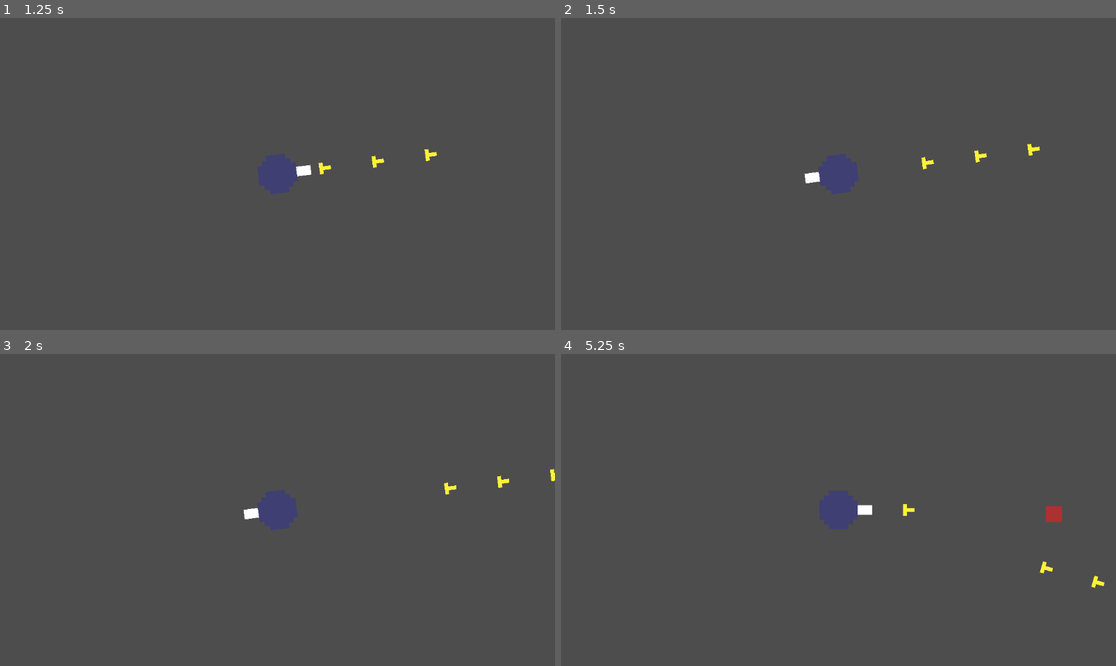
Above: before the commit, frames 1-4 (two rows, left to right).
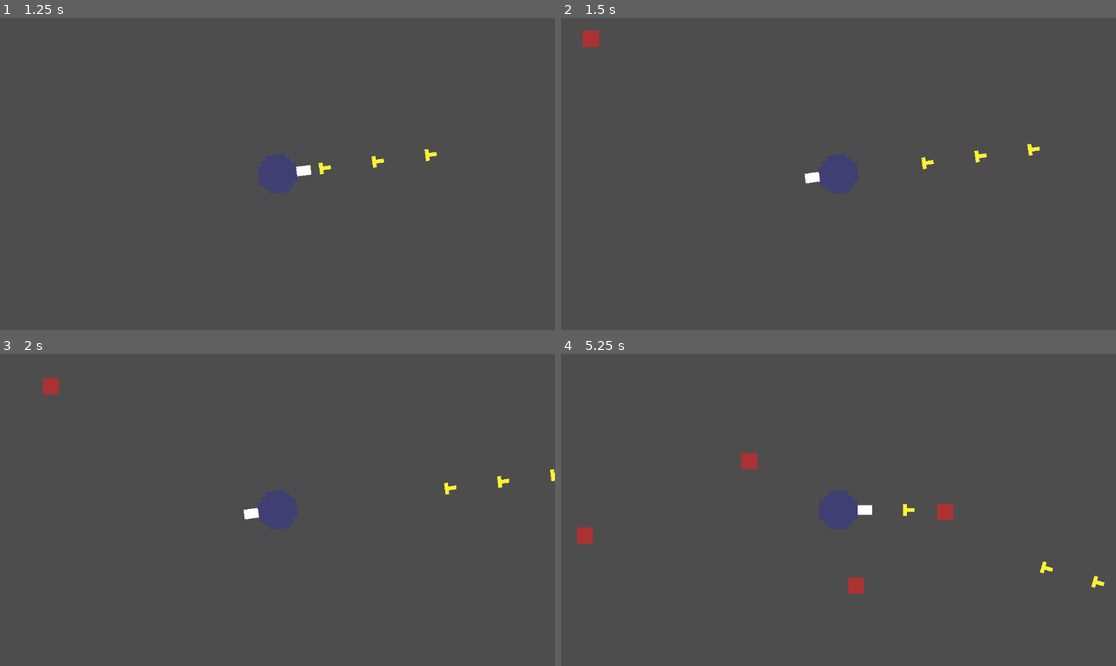
Above: after the commit, the same moments.

Repository: fisabreyt123-spec/shootem-up---first-game
Game: Godot game, scene res://Root.tscn
The game is run twice, just before and just after one commit, with the same random seed, the same clock (stepped at 60 frames per second) and the same inputs.
Inputs (mouse positions are in pixels of both pictures, inside the frame that each line leads up to):
- Up to frame 1 (1.25 s): tap Enter at 0.5 s; move the mouse to (399, 158) at 0.52 s; press the mouse at (399, 158) at 0.53 s
- Up to frame 2 (1.5 s): move the mouse to (727, 189) at 1.27 s; release the mouse at (727, 189) at 1.28 s; click (727, 189) at 1.35 s
- Up to frame 3 (2 s): no input
- Up to frame 4 (5.25 s): move the mouse to (894, 441) at 2.02 s; press the mouse at (894, 441) at 2.03 s; move the mouse to (810, 572) at 2.77 s; release the mouse at (810, 572) at 2.78 s; click (810, 572) at 2.85 s; move the mouse to (1005, 556) at 3.52 s; press the mouse at (1005, 556) at 3.53 s; move the mouse to (672, 463) at 4.27 s; release the mouse at (672, 463) at 4.28 s; click (672, 463) at 4.35 s; move the mouse to (866, 510) at 5.02 s; press the mouse at (866, 510) at 5.03 s

Frame 1 is identical in both runs. In frame 2, 0.2% of the frame differs, in the area x 3-7%, y 4-10%; in frame 3, 0.2%; in frame 4, 0.8%, in the area x 2-91%, y 31-77%.

Commit message:
Add Game Over UI, handle player death and tweaks
Add a GameOver CanvasLayer (ColorRect + Label) to Root.tscn and show it on player death while pausing the game. Prevent the player from firing after death (can_fire flag) and hide the player when hit. Increase enemy speed from 50 to 100. Reduce player collision size (radius and CollisionShape2D scale). Make enemy spawn interval potentially shorter (randf_range lower bound changed from 2 to 1). Remove an unused gameover() stub.

Diff:
--- a/Root.tscn
+++ b/Root.tscn
@@ -9,4 +9,33 @@
 [node name="Player" parent="." instance=ExtResource("2_24d08")]
 position = Vector2(576, 324)
 
+[node name="GameOver" type="CanvasLayer" parent="."]
+unique_name_in_owner = true
+visible = false
+
+[node name="ColorRect" type="ColorRect" parent="GameOver"]
+anchors_preset = 15
+anchor_right = 1.0
+anchor_bottom = 1.0
+grow_horizontal = 2
+grow_vertical = 2
+color = Color(0, 0, 0, 0.3882353)
+
+[node name="Label" type="Label" parent="GameOver/ColorRect"]
+texture_filter = 1
+layout_mode = 1
+anchors_preset = 8
+anchor_left = 0.5
+anchor_top = 0.5
+anchor_right = 0.5
+anchor_bottom = 0.5
+offset_left = -87.99994
+offset_top = -44.0
+offset_right = -0.99993896
+offset_bottom = -21.0
+grow_horizontal = 2
+grow_vertical = 2
+scale = Vector2(2.0070112, 3.5200827)
+text = "Game Over"
+
 [connection signal="player_deplected" from="Player" to="." method="_on_player_player_deplected"]
--- a/enemy.gd
+++ b/enemy.gd
@@ -1,5 +1,5 @@
 extends Area2D
-var speed = 50
+var speed = 100
 var player_path=preload("res://player.tscn")
 var bullet_path=preload("res://bullet.tscn")
 
--- a/player.gd
+++ b/player.gd
@@ -2,6 +2,8 @@
 
 signal player_deplected
 
+
+var can_fire = true
 var bullet_path=preload("res://bullet.tscn")
 var start = true
 var max_time = 0.3
@@ -30,14 +32,17 @@
 
 
 func fire():
-	var bullet=bullet_path.instantiate()
-	bullet.dir=rotation
-	bullet.pos=$Muzzle.global_position
-	bullet.rota=global_rotation
-	get_parent().add_child(bullet)
+	if can_fire:
+		var bullet=bullet_path.instantiate()
+		bullet.dir=rotation
+		bullet.pos=$Muzzle.global_position
+		bullet.rota=global_rotation
+		get_parent().add_child(bullet)
 
 
 
 func _on_hitbox_area_entered(area: Area2D) -> void:
 	player_deplected.emit()
 	print("player dead")
+	hide()
+	can_fire = false
--- a/player.tscn
+++ b/player.tscn
@@ -6,14 +6,14 @@
 [sub_resource type="RectangleShape2D" id="RectangleShape2D_onrkg"]
 
 [sub_resource type="CircleShape2D" id="CircleShape2D_onrkg"]
-radius = 114.0
+radius = 71.55
 
 [node name="Player" type="CharacterBody2D"]
 collision_mask = 2
 script = ExtResource("1_onrkg")
 
 [node name="CollisionShape2D" type="CollisionShape2D" parent="."]
-scale = Vector2(8, 8)
+scale = Vector2(5, 5)
 shape = SubResource("RectangleShape2D_onrkg")
 
 [node name="TurretP" type="Sprite2D" parent="."]
--- a/root.gd
+++ b/root.gd
@@ -39,14 +39,11 @@
 func _ready() -> void:
 	randomize()
 
-func gameover() :
-	print("Game Over")
-
 
 
 # Called every frame. 'delta' is the elapsed time since the previous frame.
 func _process(delta: float) -> void:
-	max_time = randf_range(2, 5)
+	max_time = randf_range(1, 5)
 	current_time += delta
 	if current_time > max_time:
 		spawn_enemy()
@@ -54,4 +51,5 @@
 
 
 func _on_player_player_deplected() -> void:
-	gameover()
+	%GameOver.visible = true
+	get_tree().paused = true
